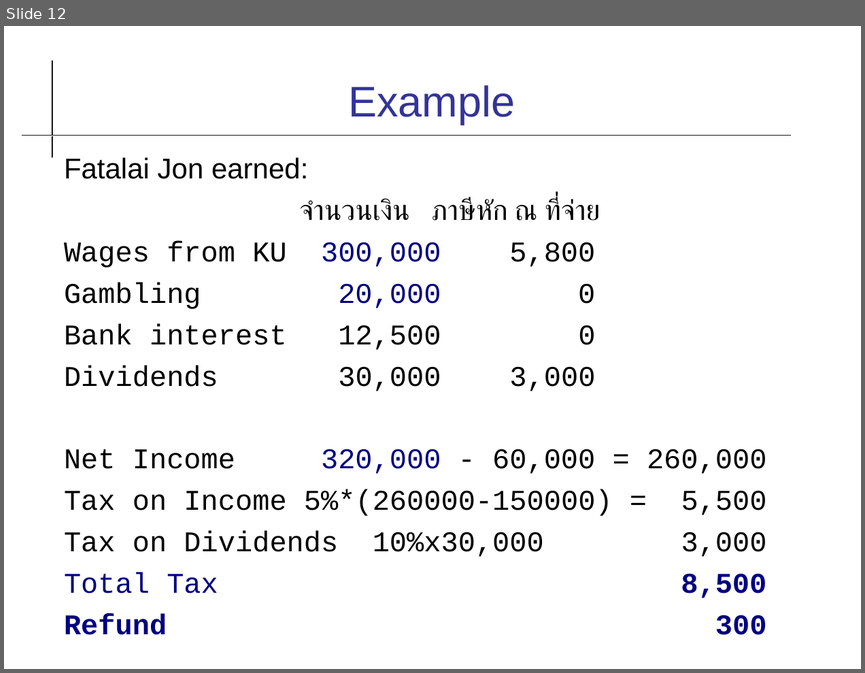
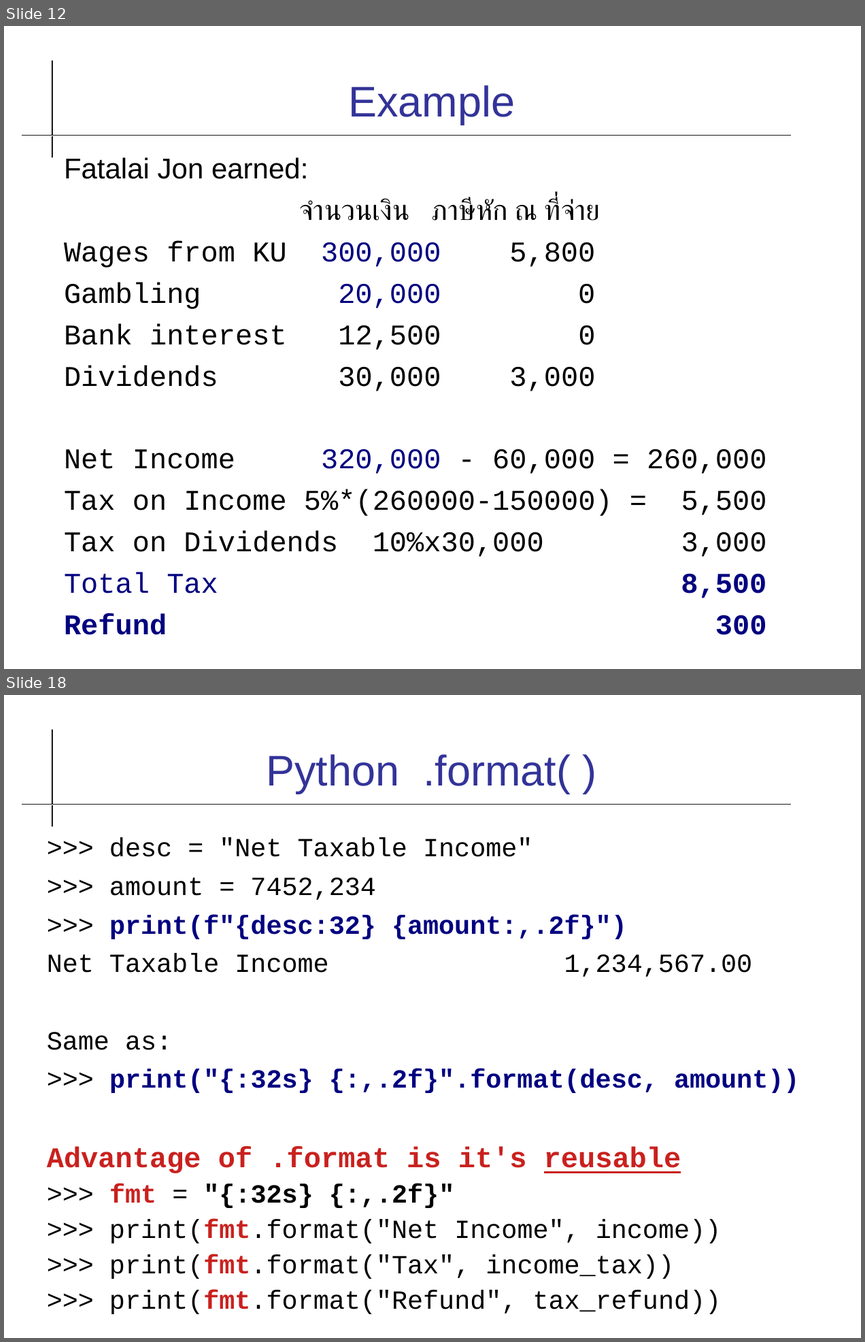
Before and after one commit to cpske/ISP, a slide deck: review/Week13-2022 Review Agile and Thai Tax.odp. Shown one above the other, each under a label of ours: slide 12 before the commit, slides 12 and 18 after it; the slides between them are not shown. The pictures are 865x673 and 865x1342 pixels, drawn with LibreOffice and Linux fonts; fonts in the diff are those of the drawing. Boxes give left, top, right and bottom in pixels: in the first picture for what was removed or moved away, otherwise in the second. Text is boxed around its words. In the diff, an @@ line names an element or a change of style, - is before the commit and + after.

```diff
--- a/review/Week13-2022 Review Agile and Thai Tax.odp
+++ b/review/Week13-2022 Review Agile and Thai Tax.odp
@@ slide 18 added at (4, 695, 861, 1338), background #FFFFFF; not listed: 2 template elements that a slide beside it also shows @@
@@ title added at (266, 754, 570, 794), 36 pt, text #333399 @@
+Python .format( )
@@ text added at (47, 838, 799, 1314), 22 pt, text #000000 @@
+>>> desc = "Net Taxable Income"
+>>> amount = 7452,234
+>>> print(f"{desc:32} {amount:,.2f}")
+Net Taxable Income 1,234,567.00
+Same as:
+>>> print("{:32s} {:,.2f}".format(desc, amount))
+Advantage of .format is it's reusable
+>>> fmt = "{:32s} {:,.2f}"
+>>> print(fmt.format("Net Income", income))
+>>> print(fmt.format("Tax", income_tax))
+>>> print(fmt.format("Refund", tax_refund))
```
Also in this commit, not shown: 5 slides changed, 3 other slides added, 1 slide removed, 2 other files.
